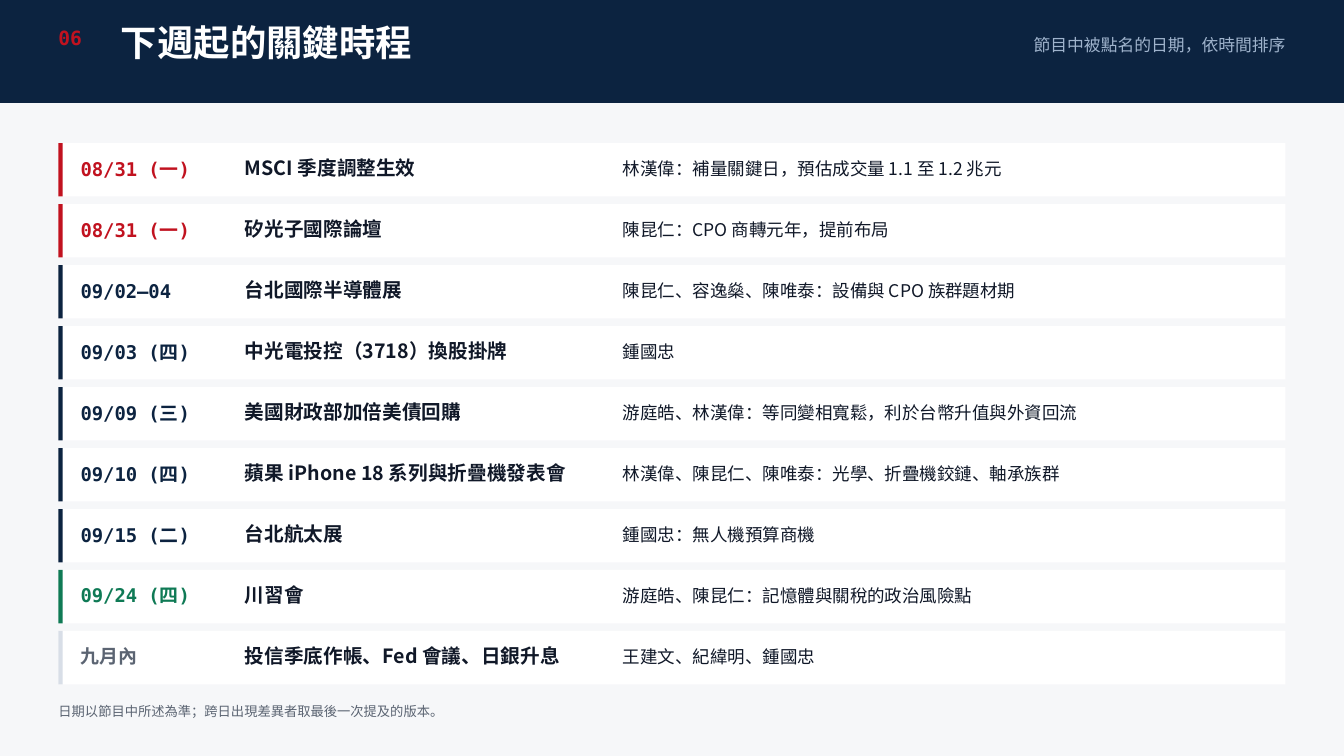
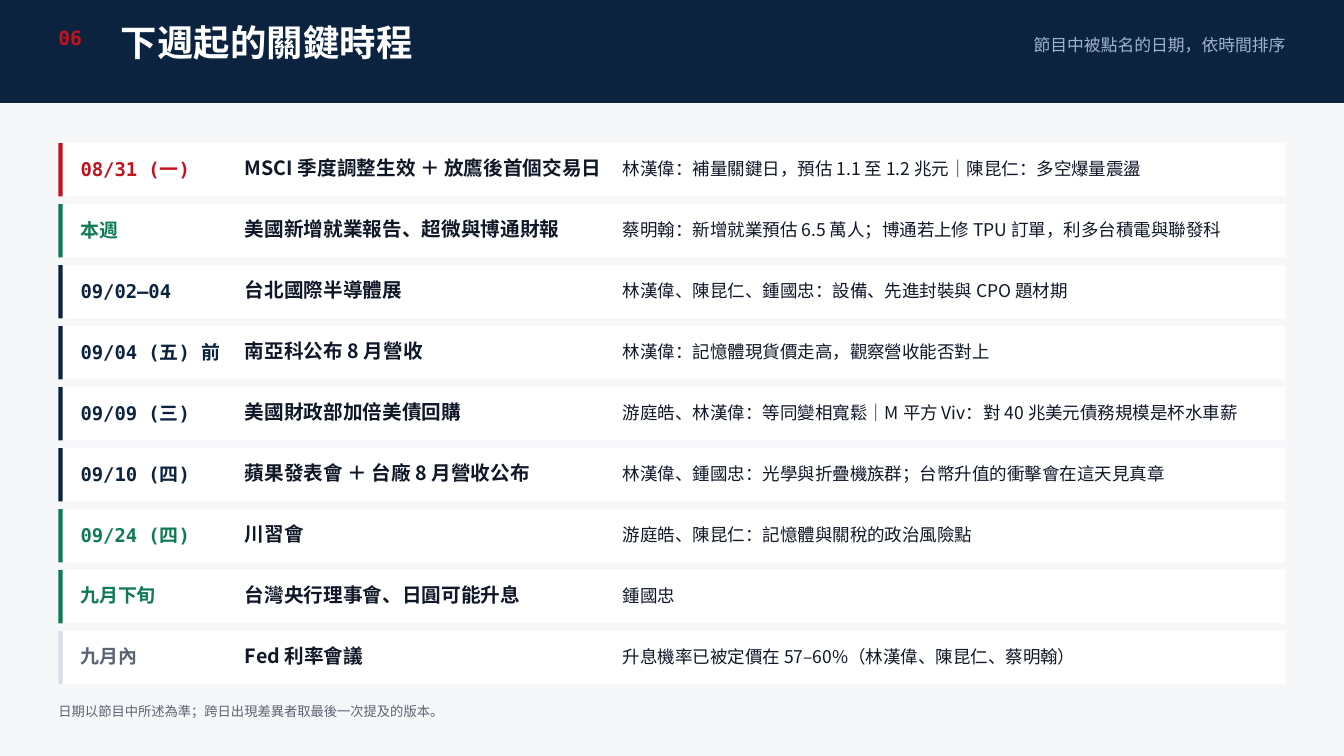
Before and after one commit to ycy1997alex/ycy1997alex-oss-projects, a slide deck: slide 7 of iThome-2026-Ironman/Day16_20260830/Stock_Weekly_Review_20260824-0828.pptx. Drawn at 1344x756 pixels with LibreOffice and Linux fonts; fonts in the diff are those of the drawing. Boxes give left, top, right and bottom in pixels: in the first picture for what was removed or moved away, otherwise in the second. Text is boxed around its words. In the diff, an @@ line names an element or a change of style, - is before the commit and + after.

```diff
--- a/iThome-2026-Ironman/Day16_20260830/Stock_Weekly_Review_20260824-0828.pptx
+++ b/iThome-2026-Ironman/Day16_20260830/Stock_Weekly_Review_20260824-0828.pptx
@@ text at box(245, 158, 601, 177): text changed @@
-MSCI 季度調整生效
+MSCI 季度調整生效 ＋ 放鷹後首個交易日
@@ text at box(623, 159, 1141, 177): text changed @@
-林漢偉：補量關鍵日，預估成交量 1.1 至 1.2 兆元
+林漢偉：補量關鍵日，預估 1.1 至 1.2 兆元｜陳昆仁：多空爆量震盪
@@ rectangle at box(58, 204, 63, 257): fill #C1121F to #0F7A55 @@
@@ text at box(81, 221, 119, 239): text changed; text colour #C1121F to #0F7A55 @@
-08/31 (一)
+本週
@@ text at box(245, 219, 559, 238): text changed @@
-矽光子國際論壇
+美國新增就業報告、超微與博通財報
@@ text at box(623, 221, 1221, 239): text changed @@
-陳昆仁：CPO 商轉元年，提前布局
+蔡明翰：新增就業預估 6.5 萬人；博通若上修 TPU 訂單，利多台積電與聯發科
@@ text at box(623, 282, 1067, 299): text changed @@
-陳昆仁、容逸燊、陳唯泰：設備與 CPO 族群題材期
+林漢偉、陳昆仁、鍾國忠：設備、先進封裝與 CPO 題材期
@@ text at box(81, 343, 220, 362): text changed @@
-09/03 (四)
+09/04 (五) 前
@@ text at box(245, 341, 423, 360): text changed @@
-中光電投控（3718）換股掛牌
+南亞科公布 8 月營收
@@ text at box(623, 343, 990, 360): text changed @@
-鍾國忠
+林漢偉：記憶體現貨價走高，觀察營收能否對上
@@ text at box(623, 403, 1238, 421): text changed @@
-游庭皓、林漢偉：等同變相寬鬆，利於台幣升值與外資回流
+游庭皓、林漢偉：等同變相寬鬆｜M 平方 Viv：對 40 兆美元債務規模是杯水車薪
@@ text at box(245, 463, 530, 482): text changed @@
-蘋果 iPhone 18 系列與折疊機發表會
+蘋果發表會 ＋ 台廠 8 月營收公布
@@ text at box(623, 465, 1165, 483): text changed @@
-林漢偉、陳昆仁、陳唯泰：光學、折疊機鉸鏈、軸承族群
+林漢偉、鍾國忠：光學與折疊機族群；台幣升值的衝擊會在這天見真章
@@ rectangle at box(58, 509, 63, 563): fill #0C2340 to #0F7A55 @@
@@ text removed at box(81, 527, 190, 545) @@
-09/15 (二)
@@ 3 texts: place and size @@
-3 texts at box(81, 585, 972, 605)
+3 texts at box(81, 524, 972, 545)
@@ text removed at box(245, 524, 343, 543) @@
-台北航太展
@@ text added at box(81, 586, 156, 604), 13.5 pt, text #0F7A55, bold @@
+九月下旬
@@ text added at box(245, 585, 520, 604), 14 pt, text #101828, bold @@
+台灣央行理事會、日圓可能升息
@@ text at box(623, 587, 675, 604): text changed @@
-鍾國忠：無人機預算商機
+鍾國忠
@@ text at box(245, 646, 364, 665): text changed @@
-投信季底作帳、Fed 會議、日銀升息
+Fed 利率會議
@@ text at box(623, 648, 1075, 665): text changed @@
-王建文、紀緯明、鍾國忠
+升息機率已被定價在 57–60%（林漢偉、陳昆仁、蔡明翰）
```
Also in this commit, not shown: 8 other slides changed, 1 other file.
